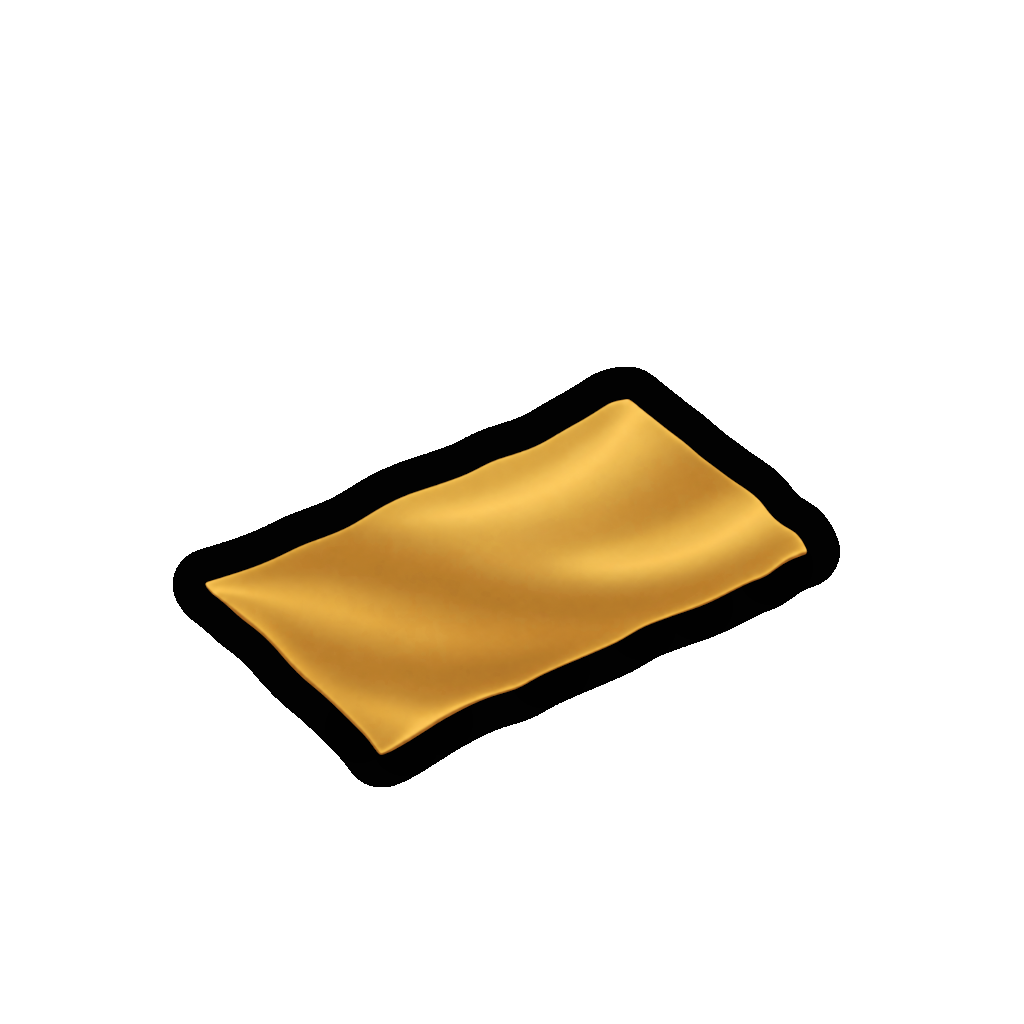
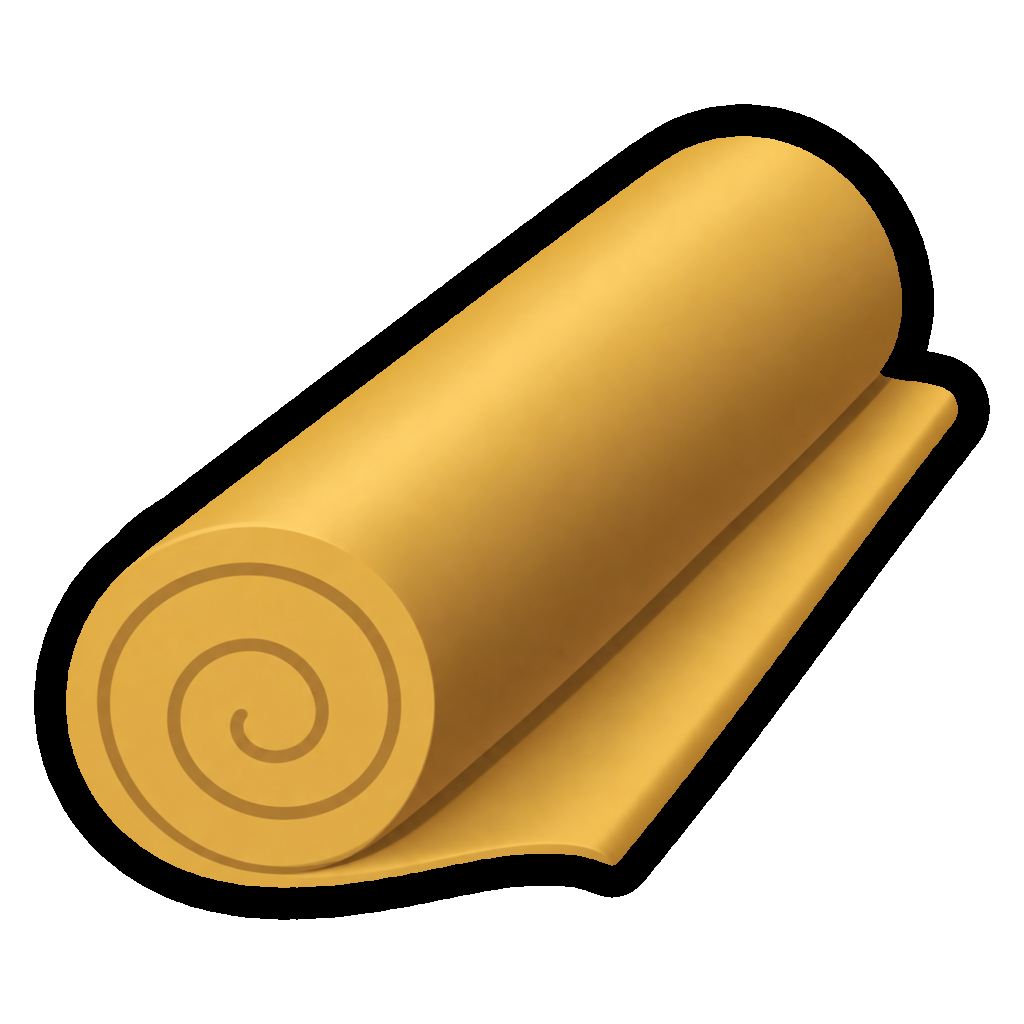
Two versions of the same layered image (1024 x 1024). Layer-by-layer changes:
removed layer "cloth piece" over [205, 399, 808, 755]
removed layer "cloth piece edge black" over [173, 367, 840, 787]
added layer "SeaSilk_c.png copy" above "SeaSilk_b.png copy" over [34, 104, 990, 920]
added layer "SeaSilk_b.png copy" above "SeaSilk_a.png copy" over [98, 242, 926, 782]
added layer "SeaSilk_a.png copy" over [226, 327, 798, 697]
